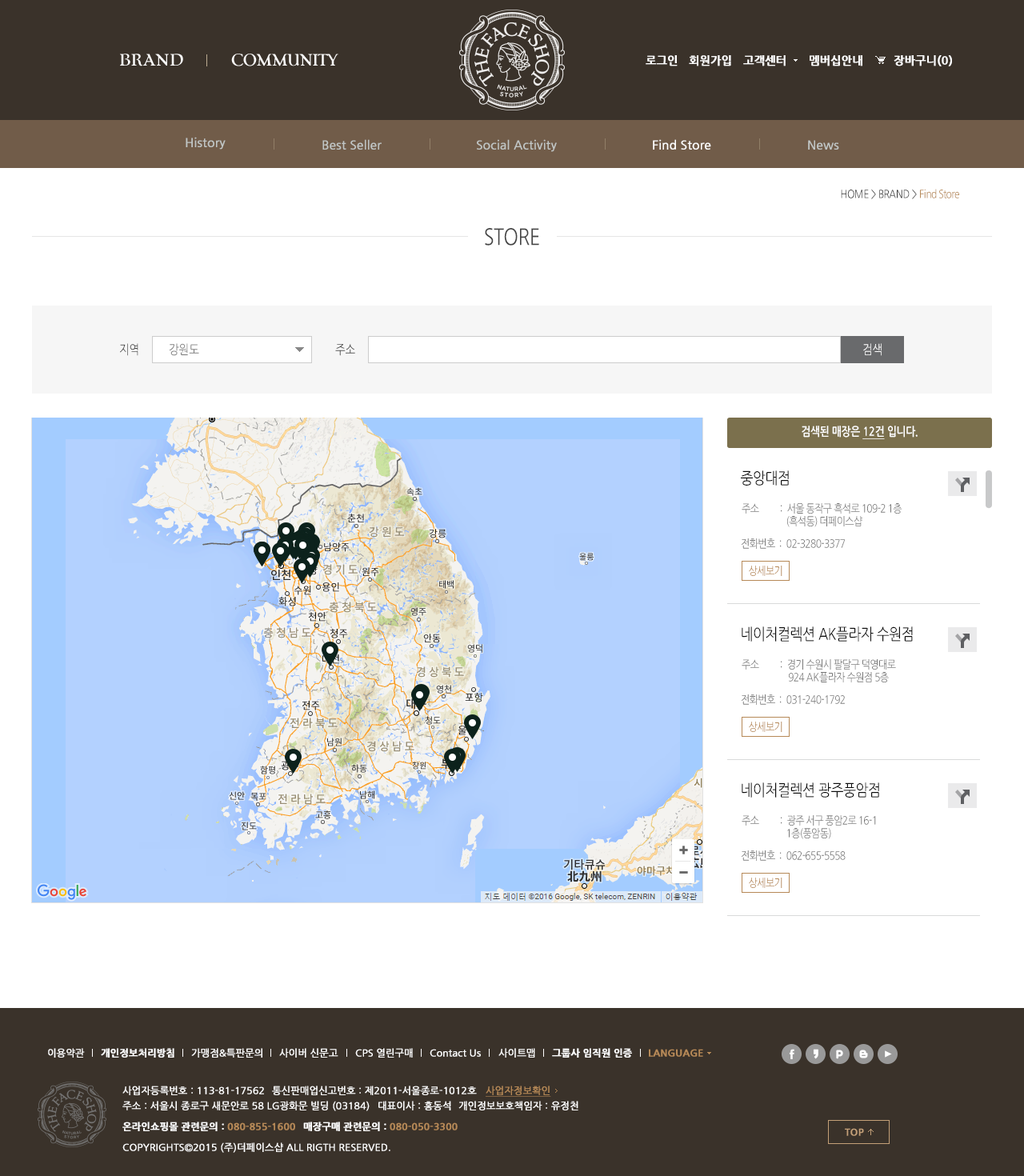
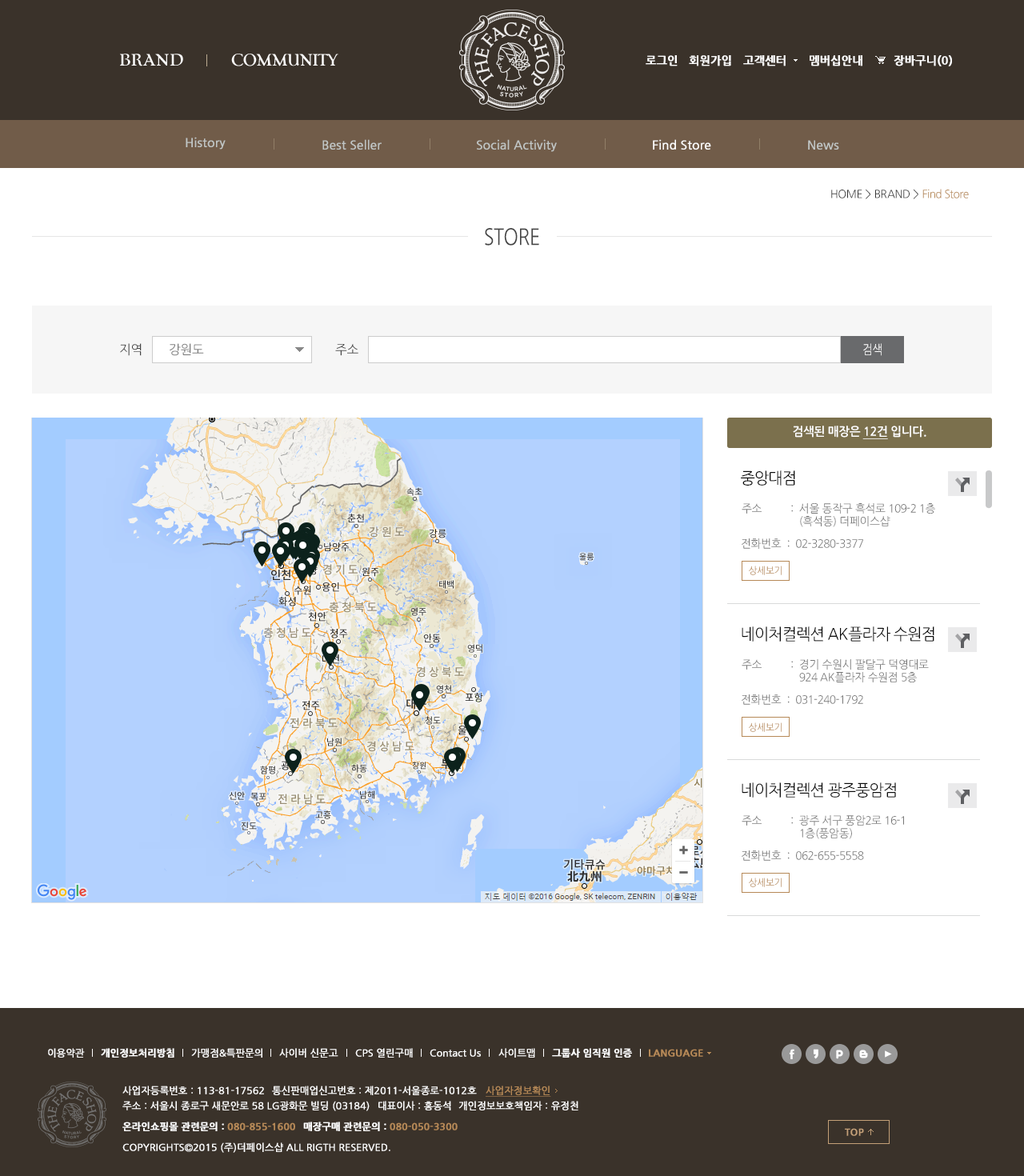
The second 1024x1176 image is a revision of the first. Changes to its layers:
painted on "HOME > BRAND > Find Store" over [830, 188, 969, 200]
painted on "강원도" over [169, 343, 204, 356]
painted on "주소" over [335, 343, 359, 356]
painted on "지역" (2nd of 2, in "container" › "store" › "검색바") over [119, 343, 142, 356]
painted on "검색된 매장은 12건 입니다." over [792, 425, 927, 440]
painted on "상세보기" (2nd of 6, in "container" › "store" › "검색주소들 copy 2" › "상세보기") over [748, 877, 783, 888]
painted on "전화번호 : 062-655-5558" over [740, 850, 864, 861]
painted on "주소 : 광주 서구 풍암2로 16-1 1층(풍암동)" over [741, 814, 904, 839]
painted on "네이처컬렉션 광주풍암점" over [741, 782, 896, 798]
painted on "상세보기" (4th of 6, in "container" › "store" › "검색주소들 copy" › "상세보기") over [748, 721, 783, 732]
painted on "전화번호 : 031-240-1792" over [740, 694, 863, 705]
renamed "주소 : 경기 수원시 팔달구 덕영대로 924 AK플라자" to "주소 : 경기 수원시 팔달구 덕영대로 924 AK플라자 수", painted on it over [741, 658, 929, 683]
painted on "네이처컬렉션 AK플라자 수원점" over [741, 626, 935, 642]
painted on "상세보기" (6th of 6, in "container" › "store" › "검색주소들" › "상세보기") over [748, 565, 783, 576]
painted on "전화번호 : 02-3280-3377" over [740, 538, 863, 549]
renamed "주소 : 서울 동작구 흑석로 109-2 1층 (흑석동) 더" to "주소 : 서울 동작구 흑석로 109-2 1층 (흑석동) 더페", painted on it over [741, 503, 935, 528]
painted on "중앙대점" over [740, 470, 795, 486]
